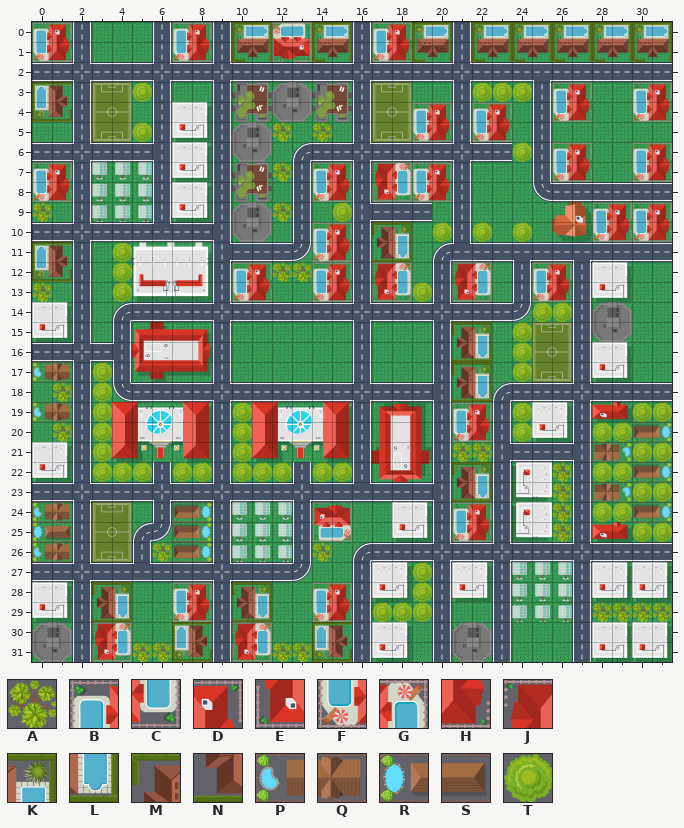
A Tiled map gets an edit: assets/mapa.tmx. Above is the file before it was changed.
Cells are 128x128 px. Shown: x 0..31, y 0..31. Not drawn, because the pictures are missing: unchanged layer "Colisao".
Key: from "arvore2": A 0; from "casa1": B 0, C 0 turned 180, D 1, E 1 turned 180, F 2, G 2 turned 180, H 3, J 3 turned 180; from "casa5": K 0 turned 90, L 1 turned 90, M 2 turned 90, N 3 turned 90; from "casa6": P 0, Q 1; from "casa7": R 0, S 1; from "tree": T 0.
_ is an empty cell.
Layers that did not change in this view are not listed.
Layer "Casas" before, first column x 9:
10 _____BD_MK_____
11 _____FH_NL_____
12 _BD__BD_JG__JG_
13 _FH__FH_EC__EC_
14 _______________
15 ____________MK_
16 ____________NL_
17 ____________MK_
18 ____________NL_
19 ____________BD_
20 ____________FH_
21 _______________
22 ____________MK_
Layer "Arvores" before, first column x 8:
 0 ________________________
 1 ________________________
 2 ________________________
 3 ______________TTT_______
 4 ________________________
 5 ____A_A_________________
 6 ________________T_______
 7 ____A___________________
 8 ________________________
 9 ____A__T________________
10 ____________T_T_T_______
11 ________________________
12 ____AA__________________
13 ___________T____________
14 _________________TT_____
15 ________________T_______
16 ________________T_______
17 ________________T_______
18 ________________________
19 __T_____________T_____TT
20 __T_____________T___TT__
21 __T__________AA_______TT
22 T_TTT_TT__________A_TT__
The result:
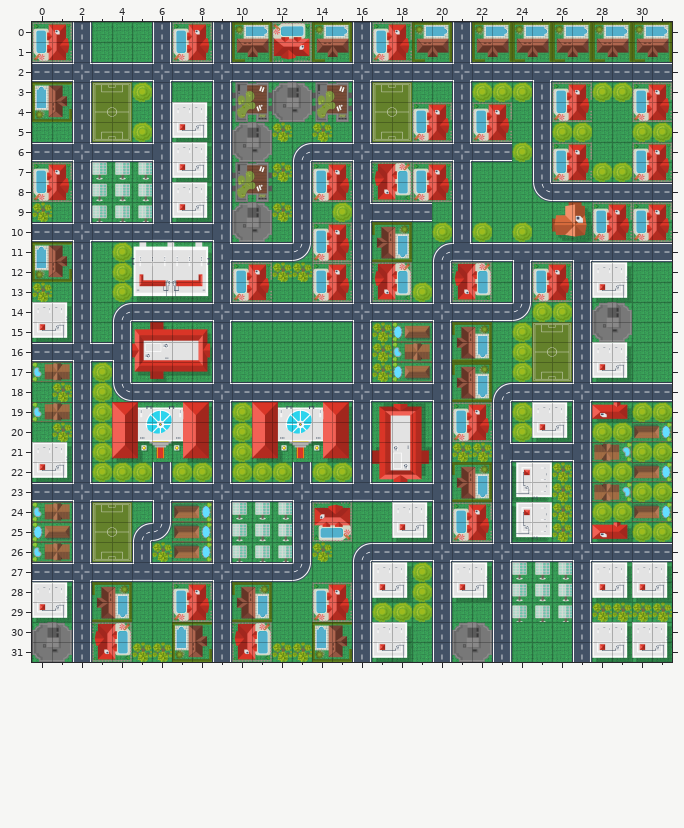
Changes in this commit:
Changed rows in their new state; . is an unchanged cell.
Layer "Casas":
first column x 18:
15 RS
16 PQ
17 RS
Layer "Arvores":
first column x 26:
 3 ..TT..
 5 TT..TT
 7 ..TT..
first column x 17:
15 A
16 A
17 A
Where, in picture pixels (left, top, right, bottom), the same in both pictures:
added: (592, 82, 632, 102)
added: (552, 122, 592, 142)
added: (632, 122, 672, 142)
added: (592, 162, 632, 182)
added: (372, 322, 432, 382)
